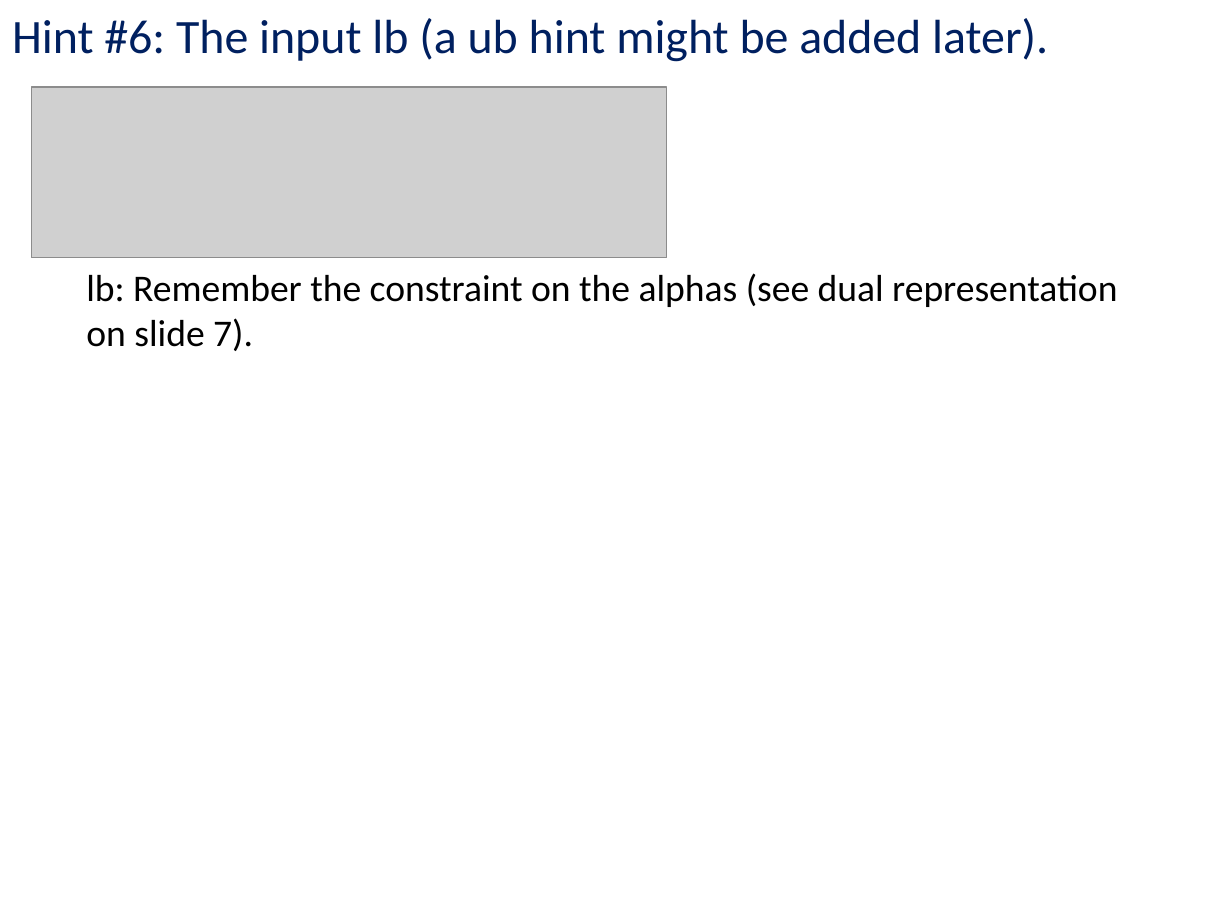
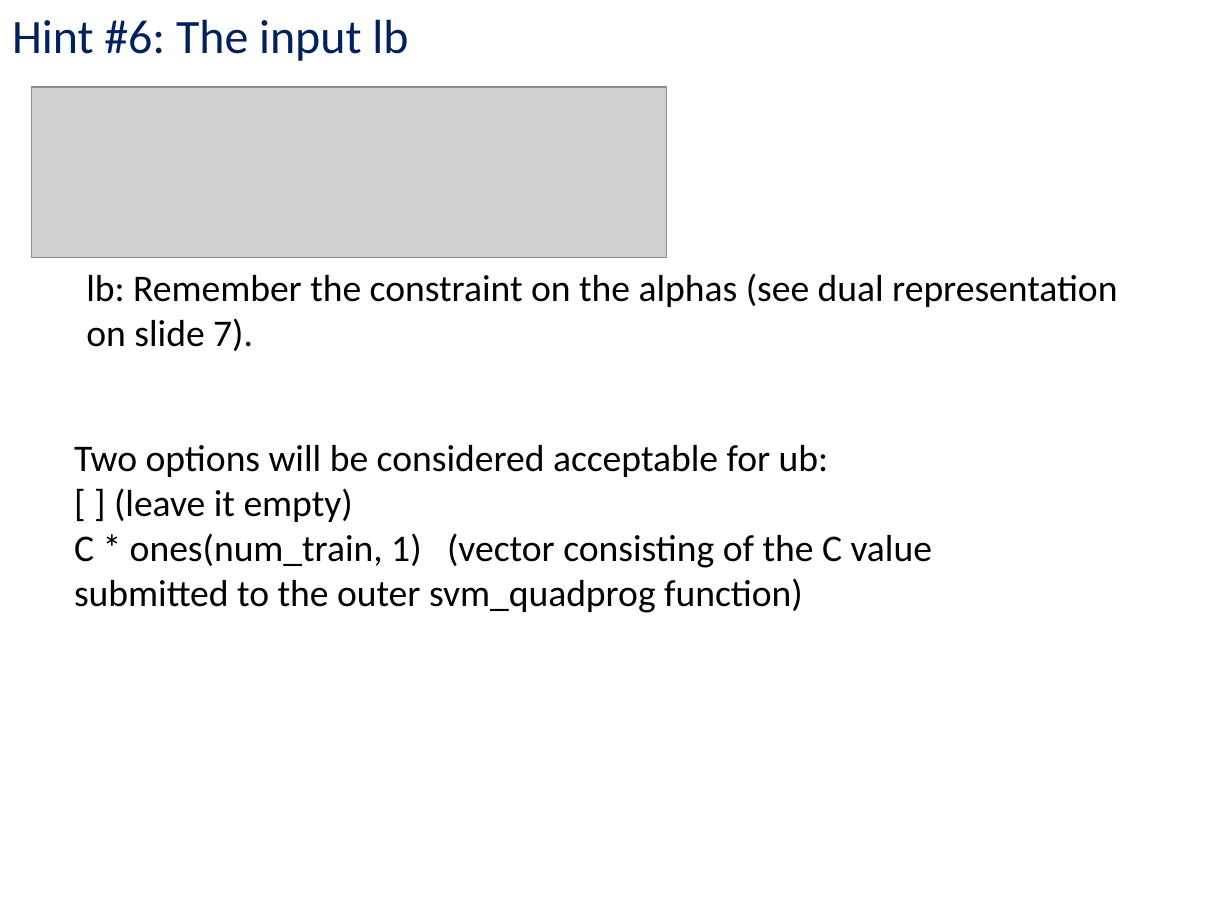
Before and after one commit to kc13/CS1675, a slide deck: slide 17 of cs1675_rec8_oct26.pptx. Drawn at 1232x924 pixels with LibreOffice and Linux fonts; fonts in the diff are those of the drawing; grey boxes stand for pictures. Boxes give left, top, right and bottom in pixels: in the first picture for what was removed or moved away, otherwise in the second. Text is boxed around its words. In the diff, an @@ line names an element or a change of style, - is before the commit and + after.

Commit message:
updated slide 17

```diff
--- a/cs1675_rec8_oct26.pptx
+++ b/cs1675_rec8_oct26.pptx
@@ text at [12, 19, 408, 61]: text changed @@
-Hint #6: The input lb (a ub hint might be added later).
+Hint #6: The input lb
@@ text added at [74, 445, 932, 613], 22 pt, text #000000 @@
+Two options will be considered acceptable for ub:
+[ ] (leave it empty)
+C * ones(num_train, 1) (vector consisting of the C value submitted to the outer svm_quadprog function)
```
Also in this commit, not shown: 1 other slide changed.
